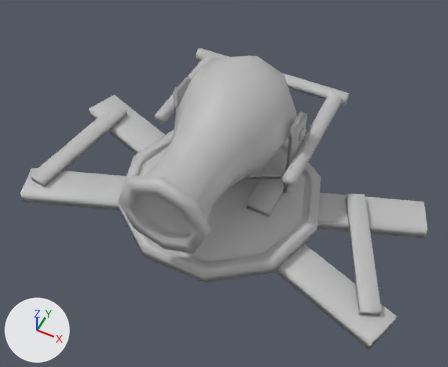
Two versions of the FBX model RaiderRoad/Assets/Art/Models/Car Weapons/Cannon/Cannon_Fire.fbx, one commit apart.
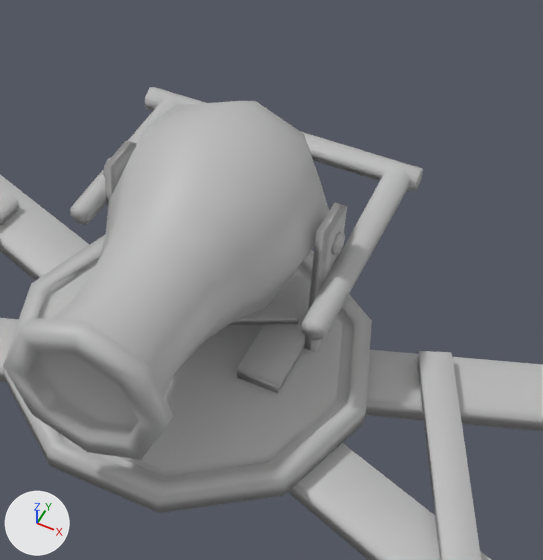
There are two pictures of each version: one whole from a 50 mm camera at (0.899, -1.766, 2.389) aimed at (0.052, -0.071, 0.27), one close up on the part from 26% to 93% of the width and 0% to 84% of the height. Lighting does not change. The marker at lower left points along +X, +Y and +Z. Where no turn or scale is listed for an object, it has been applied to the vertices.

The first close-up shows 'BaseCrossbar2x4', 'BaseMountPlank', 'BaseMountPlank1', 'L_Base2x4', 'L_Base2x4.001', 'L_Mount2x4', 'R_Mount2x4', 'RotatingBase', 'ShellBase', 'cannonBarrel', 'pipeHandle'.
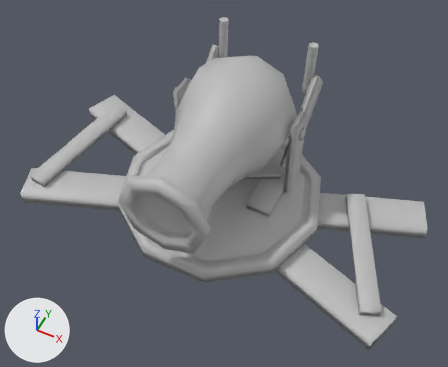
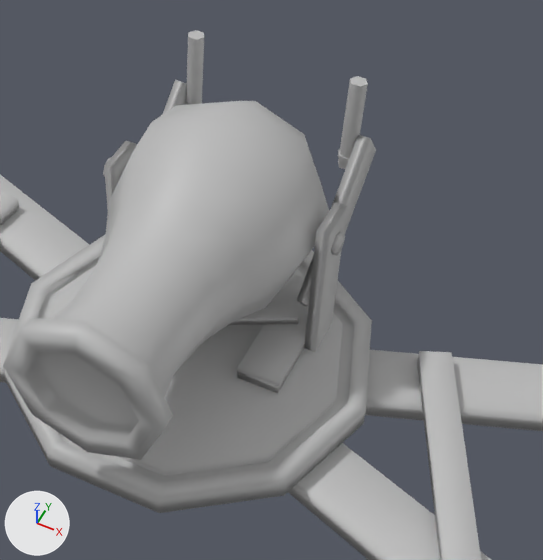
Edits to the bpy script that builds the scene:
```text
Add mat_lambert2:
    mat_lambert2 = principled_material('lambert2')
    mat_lambert2.base_color = (0.5, 0.5, 0.5)  # grey #bcbcbc
Add me_mesh_030:
    me_mesh_030.from_pydata(...)  # 14 vertices, 18 faces; spans x -0.023..0.023, y -0.028..0.028, z -0.127..0.127
    me_mesh_030.materials.append(mat_lambert1)  # grey #bcbcbc
Add me_mesh_027:
    me_mesh_027.from_pydata(...)  # 36 vertices, 34 faces; spans x 0.0045..0.0528, y -0.0502..0.0445, z -0.0088..0.0088
    me_mesh_027.materials.append(mat_lambert1)  # grey #bcbcbc
Add me_mesh_026:
    me_mesh_026.from_pydata([(-0.016, -0.211, -0.096), (-0.016, -0.139, -0.185), (0.016, -0.211, -0.096), (0.016, -0.139, -0.185), (0.016, 0.139, 0.185), (0.016, 0.211, 0.096), (-0.016, 0.139, 0.185), (-0.016, 0.211, 0.096)], [], [(0, 1, 3, 2), (2, 3, 5, 4), (4, 5, 7, 6), (6, 7, 1, 0), (1, 7, 5, 3), (6, 0, 2, 4)])
    me_mesh_026.materials.append(mat_lambert2)  # grey #bcbcbc
Change ob_pipehandle:
    add ob_pipehandle.hide_viewport = True
Add ob_rgrip:
    ob_rgrip = bpy.data.objects.new('rGrip', me_mesh_030)
    ob_rgrip.location = (-0.224, 0.475, 0.604)
Add ob_lgripbracket:
    ob_lgripbracket = bpy.data.objects.new('lGripBracket', me_mesh_027)
    ob_lgripbracket.location = (0.192, 0.472, 0.508)
Add ob_lgrip:
    ob_lgrip = bpy.data.objects.new('lGrip', me_mesh_030.copy())
    ob_lgrip.location = (0.223, 0.475, 0.604)
Add ob_l_handle2x4:
    ob_l_handle2x4 = bpy.data.objects.new('L_Handle2x4', me_mesh_026)
    ob_l_handle2x4.location = (0.261, 0.326, 0.4)
Add ob_r_handle2x4:
    ob_r_handle2x4 = bpy.data.objects.new('R_Handle2x4', me_mesh_026.copy())
    ob_r_handle2x4.location = (-0.262, 0.326, 0.4)
```

Location of each change, (x1, y1, x2, y2) in pixels of the close-ups (543 x 560 px):
'pipeHandle', hidden: before (70, 87, 423, 340)
'L_Handle2x4', added: after (297, 135, 376, 307)
'lGrip', added: after (338, 76, 368, 169)
'rGrip', added: after (186, 30, 204, 105)
'R_Handle2x4', added: after (162, 80, 187, 115)
'lGripBracket', added: after (338, 149, 349, 164)
